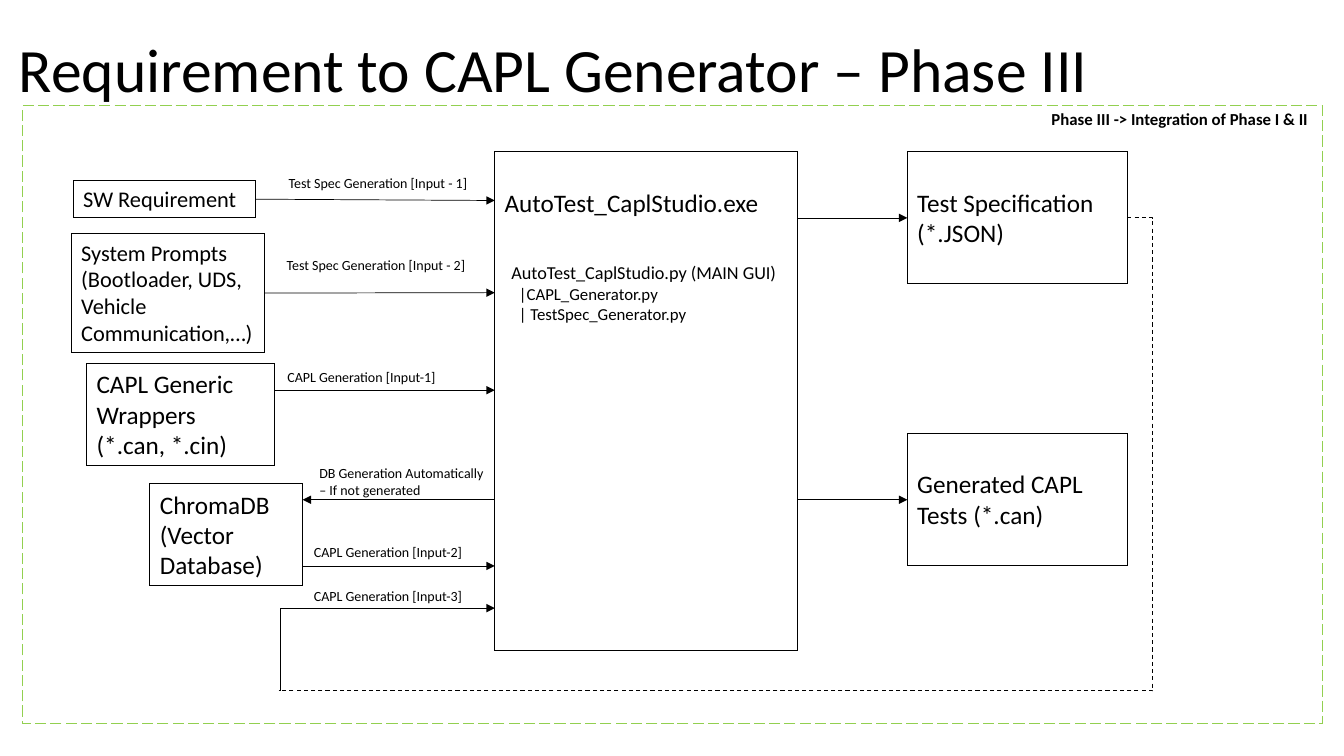
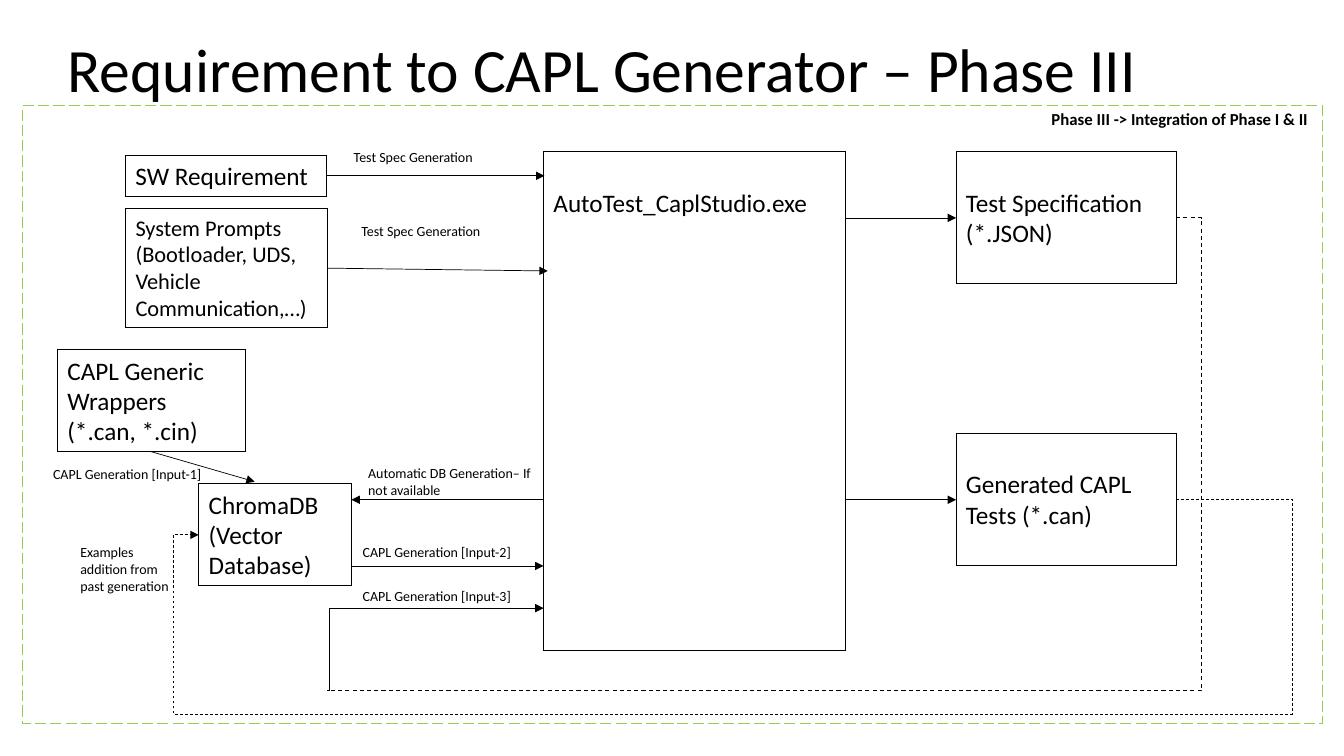
Before and after one commit to chankitmittal/AI-Agent-AutoTest_CaplStudio, a slide deck: slide 5 of Requirement to CAPL Generator.pptx. Drawn at 1344x756 pixels with LibreOffice and Linux fonts; fonts in the diff are those of the drawing. Boxes give left, top, right and bottom in pixels: in the first picture for what was removed or moved away, otherwise in the second. Text is boxed around its words. In the diff, an @@ line names an element or a change of style, - is before the commit and + after.

Commit message:
Updated version

```diff
--- a/Requirement to CAPL Generator.pptx
+++ b/Requirement to CAPL Generator.pptx
@@ rectangle "SW Requirement": place and size @@
-rectangle "SW Requirement" at box(74, 180, 256, 218)
+rectangle "SW Requirement" at box(125, 155, 326, 196)
@@ rectangle "SW Requirement" at box(125, 155, 326, 196): size 16 to 18 pt @@
@@ arrow moved from (256, 200) - (495, 201) to (327, 175) - (544, 175) @@
@@ text at box(354, 152, 473, 165): text changed @@
-Test Spec Generation [Input - 1]
+Test Spec Generation
@@ rectangle "System Prompts (Bootloader, UDS, Vehicle ...": place and size @@
-rectangle "System Prompts (Bootloader, UDS, Vehicle ..." at box(72, 234, 264, 353)
+rectangle "System Prompts (Bootloader, UDS, Vehicle ..." at box(126, 209, 328, 328)
@@ text at box(361, 226, 481, 239): text changed @@
-Test Spec Generation [Input - 2]
+Test Spec Generation
@@ arrow moved from (264, 293) - (495, 292) to (328, 268) - (547, 271) @@
@@ text removed at box(511, 266, 776, 323) @@
-AutoTest_CaplStudio.py (MAIN GUI)
-|CAPL_Generator.py
-| TestSpec_Generator.py
@@ rectangle "CAPL Generic Wrappers (*.can, *.cin)": place and size @@
-rectangle "CAPL Generic Wrappers (*.can, *.cin)" at box(87, 364, 274, 466)
+rectangle "CAPL Generic Wrappers (*.can, *.cin)" at box(57, 350, 245, 452)
@@ arrow removed from (274, 390) to (495, 390) @@
@@ text "CAPL Generation [Input-1]": place and size @@
-text "CAPL Generation [Input-1]" at box(287, 372, 436, 385)
+text "CAPL Generation [Input-1]" at box(53, 469, 202, 482)
@@ arrow added from (151, 452) to (255, 482), #000000 0.5 pt @@
@@ text at box(368, 468, 531, 495): text changed @@
-DB Generation Automatically – If not generated
+Automatic DB Generation– If not available
@@ elbow arrow added from (1177, 500) to (199, 535), #000000 0.5 pt dashed @@
@@ 4 rectangles, 4 arrows, 2 texts, 1 title, 1 elbow line, 1 elbow arrow: place and size @@
-4 rectangles, 4 arrows, 2 texts, 1 title, 1 elbow line, 1 elbow arrow at box(19, 49, 1153, 691)
+4 rectangles, 4 arrows, 2 texts, 1 title, 1 elbow line, 1 elbow arrow at box(68, 49, 1202, 691)
@@ text added at box(80, 547, 168, 594), 10 pt, text #000000 @@
+Examples addition from past generation
```
Also in this commit, not shown: 3 other slides changed.
